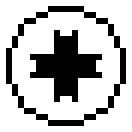
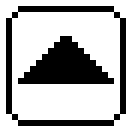
Before/after of a 132px x 132px layered artwork. What changed in the layer stack:
hid "Layer 20", painted on it over left=48, top=30, right=96, bottom=102
hid "Layer 19", painted on it over left=36, top=30, right=84, bottom=102
hid "Layer 18", painted on it over left=18, top=48, right=114, bottom=96
painted on "Layer 17" over left=18, top=36, right=114, bottom=84
hid "Layer 14" over left=6, top=6, right=126, bottom=126
added layer "Layer 21" above "Layer 22" over left=6, top=6, right=126, bottom=126
added layer "Layer 22" above "Layer 16" over left=12, top=12, right=120, bottom=120
hid "Layer 16" over left=12, top=12, right=120, bottom=120
